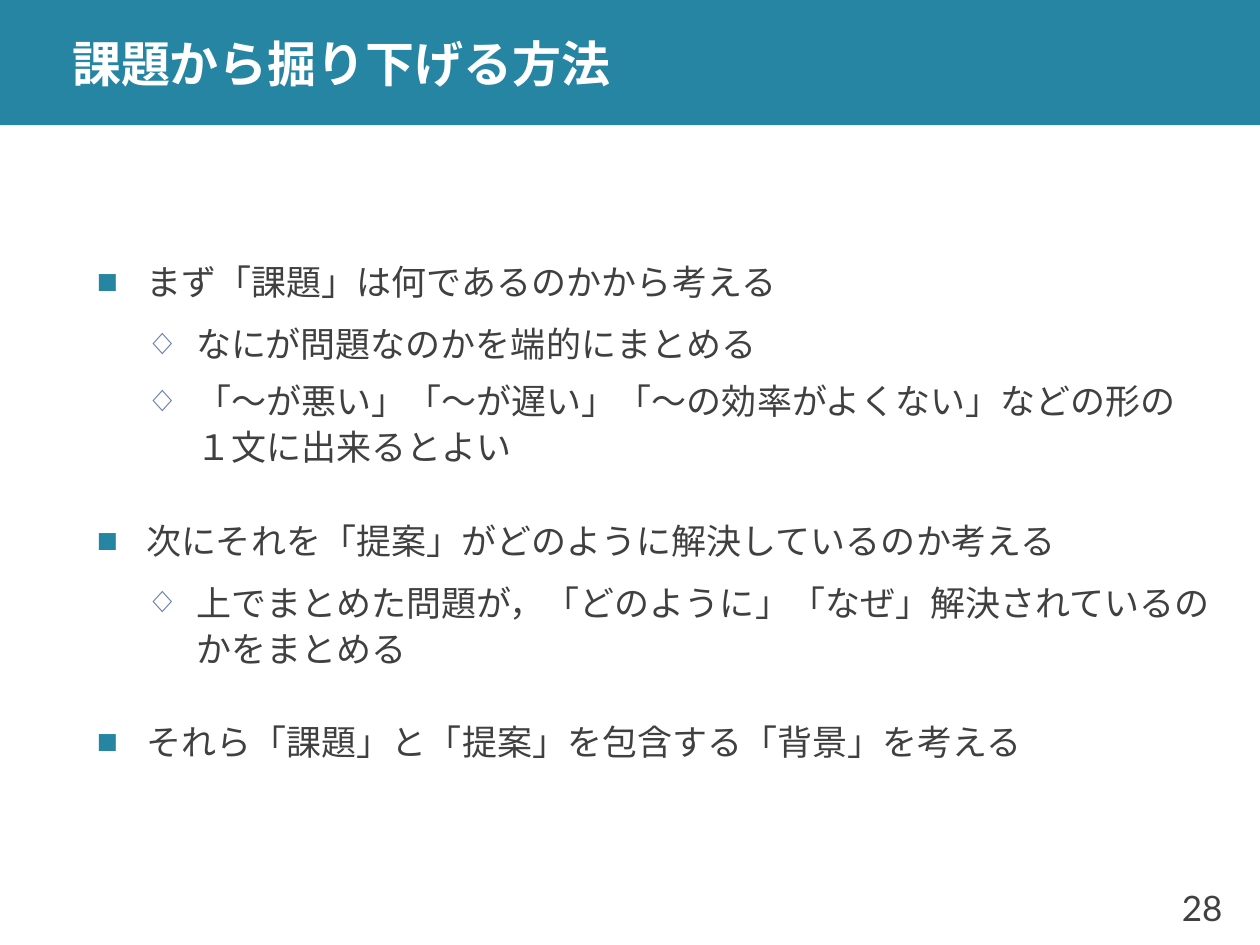
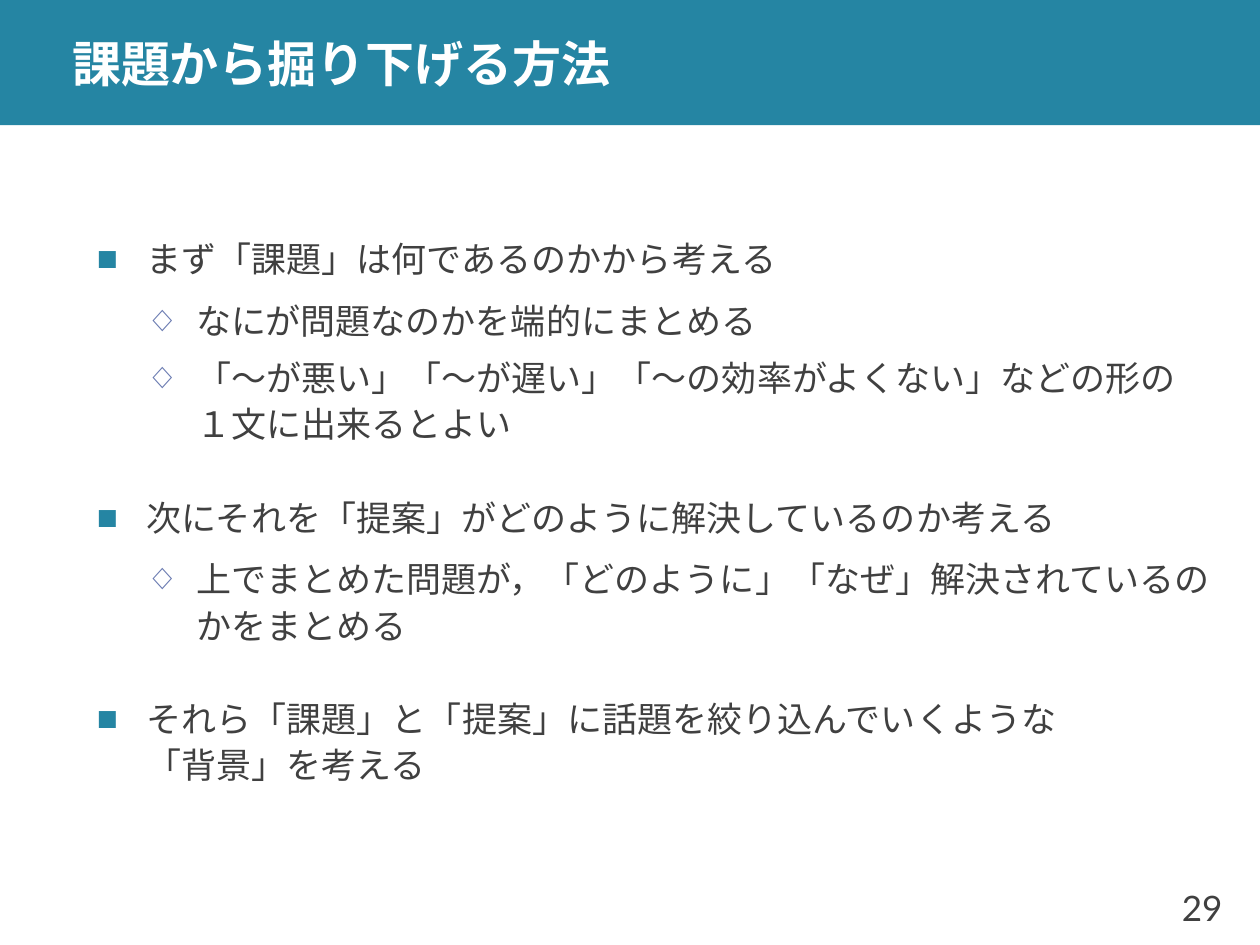
Before and after one commit to shioya-lab/how-to, a slide deck: slide 29 of plot.pptx (slide 28 before the commit). Drawn at 1260x945 pixels with LibreOffice and Linux fonts; fonts in the diff are those of the drawing. Boxes give left, top, right and bottom in pixels: in the first picture for what was removed or moved away, otherwise in the second. Text is boxed around its words. In the diff, an @@ line names an element or a change of style, - is before the commit and + after.

```diff
--- a/plot.pptx
+++ b/plot.pptx
@@ text at [147,702,1057,781]: text changed @@
-■ それら「課題」と「提案」を包含する「背景」を考える
+■ それら「課題」と「提案」に話題を絞り込んでいくような
+  「背景」を考える
@@ page number at [1182,895,1223,921]: text changed @@
-28
+29
```
Also in this commit, not shown: 12 other slides changed, 1 slide added, 1 other file.
